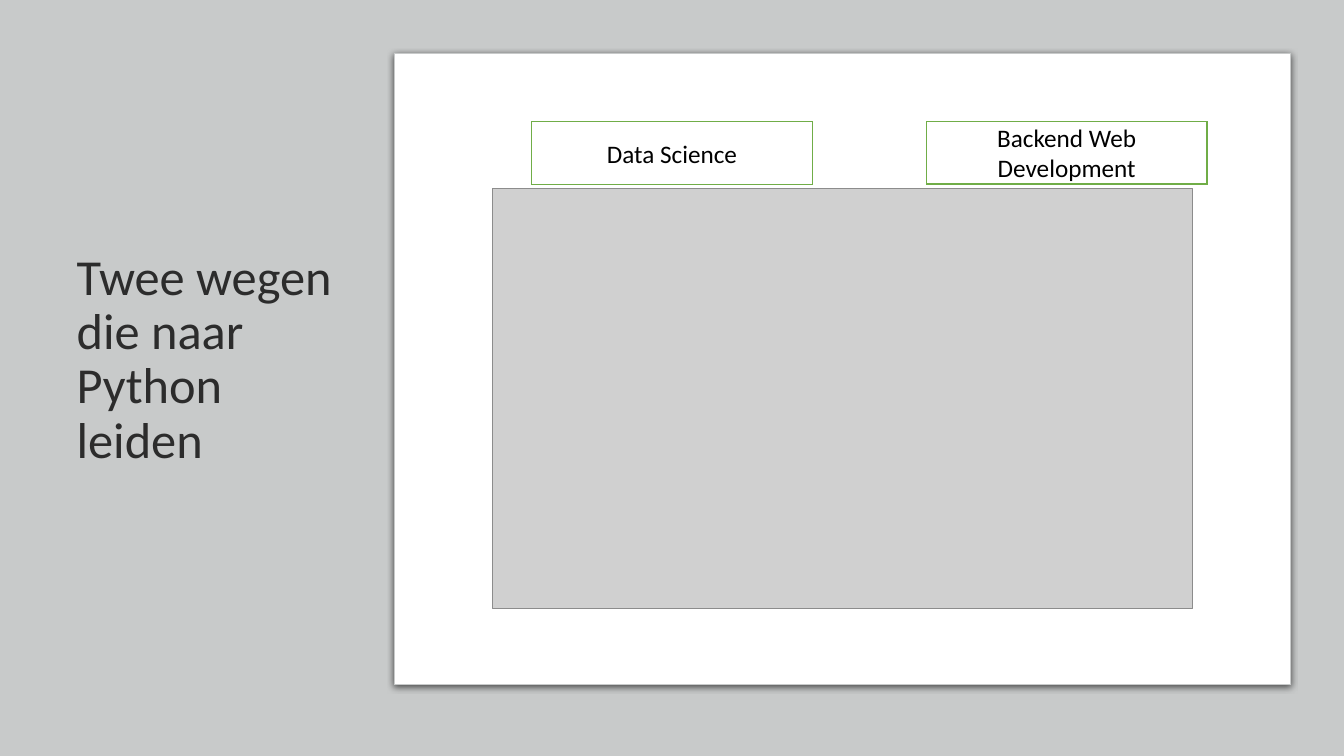
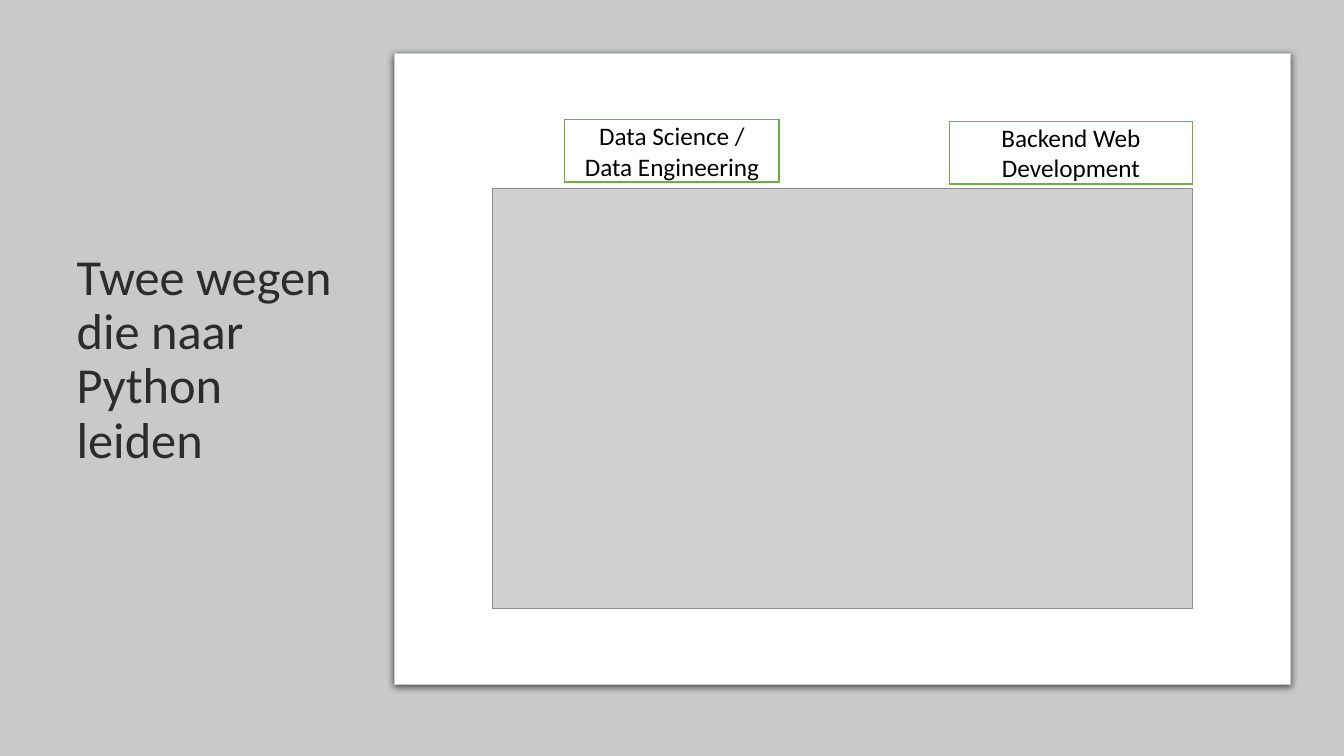
Before and after one commit to SandervandenOord/pandas_training, a slide deck: slide 2 of Pandas_Training_Slides.pptx. Drawn at 1344x756 pixels with LibreOffice and Linux fonts; fonts in the diff are those of the drawing; grey boxes stand for pictures. Boxes give left, top, right and bottom in pixels: in the first picture for what was removed or moved away, otherwise in the second. Text is boxed around its words. In the diff, an @@ line names an element or a change of style, - is before the commit and + after.

```diff
--- a/Pandas_Training_Slides.pptx
+++ b/Pandas_Training_Slides.pptx
@@ rectangle "Data Science / Data Engineering": place and size @@
-rectangle "Data Science / Data Engineering" at bbox=[531, 122, 812, 185]
+rectangle "Data Science / Data Engineering" at bbox=[565, 120, 779, 182]
@@ text in rectangle at bbox=[585, 127, 759, 182]: text changed @@
-Data Science
+Data Science / Data Engineering
@@ rectangle "Backend Web Development": place and size @@
-rectangle "Backend Web Development" at bbox=[927, 121, 1207, 184]
+rectangle "Backend Web Development" at bbox=[950, 121, 1193, 184]
```
Also in this commit, not shown: 2 other slides changed, 2 slides added.
